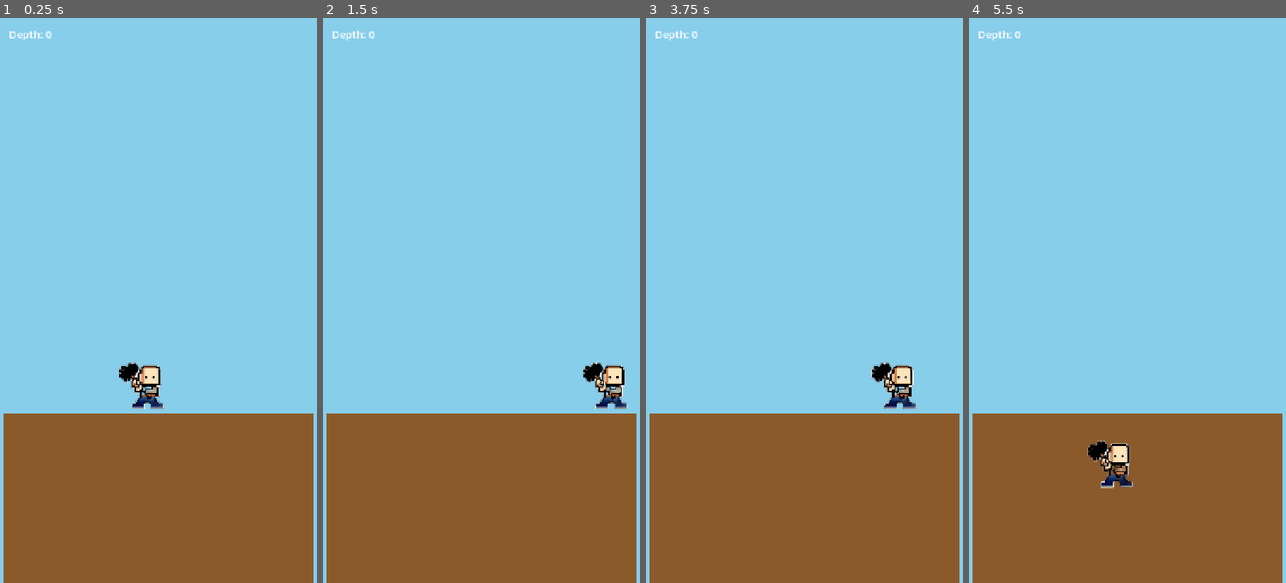
Above: before the commit, frames 1-4 (left to right).
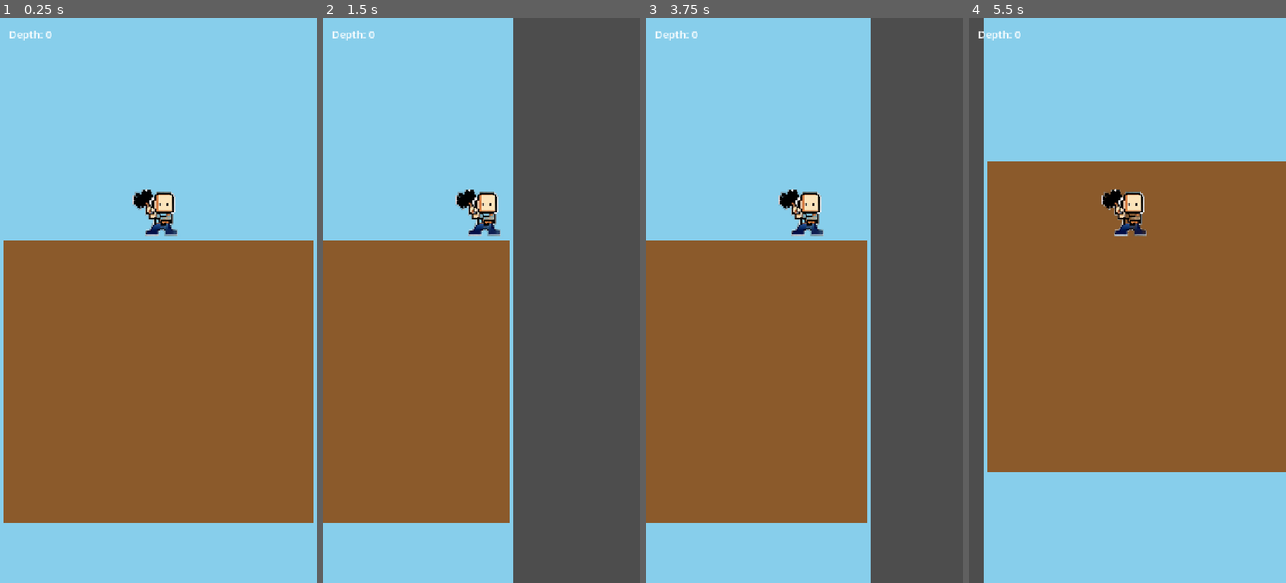
Above: after the commit, the same moments.

Repository: Randroids-Dojo/GoDig
Game: Godot game, scene res://scenes/test_level.tscn
The game is run twice, just before and just after one commit, with the same random seed, the same clock (stepped at 60 frames per second) and the same inputs.
Inputs (mouse positions are in pixels of both pictures, inside the frame that each line leads up to):
- Up to frame 1 (0.25 s): no input
- Up to frame 2 (1.5 s): tap Enter at 0.5, 0.6 s; move the mouse to (551, 272) at 0.52 s; hold D (move_right) 0.53-1.25 s; click (551, 272) at 0.67 s; tap Space at 0.77 s; drag from (418, 328) to (465, 413) at 1.27 s
- Up to frame 3 (3.75 s): tap Space at 2, 3.5 s; move the mouse to (836, 176) at 2.02 s; hold D (move_right) 2.03-2.75 s; tap Backspace at 2.1 s; tap Enter at 2.75 s; drag from (788, 413) to (709, 215) at 2.77 s; move the mouse to (899, 385) at 3.52 s; hold A (move_left) from 3.53 s (still down); tap Ctrl at 3.6 s
- Up to frame 4 (5.5 s): tap Space at 3.77 s; release A (move_left) at 4.25 s; drag from (1032, 215) to (1079, 159) at 4.27 s; tap Enter at 5 s; move the mouse to (1143, 300) at 5.02 s; hold S (move_down) from 5.03 s (still down); tap Alt at 5.1 s; click (1143, 300) at 5.17 s

The runs differ from the first frame. In frame 1, 41% of the frame differs, in the area x 1-99%, y 30-100%; in frame 2, 65%; in frame 3, 59%; in frame 4, 66%, in the area x 0-100%, y 0-100%.

Commit message:
Fix mining animation and camera following
- Set swing animation loop=false so animation_finished fires
- Make camera a child of player for automatic following
- Fix camera position to center on player sprite
- Update test helpers with new camera path

Diff:
--- a/resources/sprites/miner_animation.tres
+++ b/resources/sprites/miner_animation.tres
@@ -61,7 +61,7 @@
 "duration": 1.0,
 "texture": SubResource("AtlasTexture_frame8")
 }],
-"loop": true,
+"loop": false,
 "name": &"swing",
 "speed": 10.0
 }]
--- a/scenes/test_level.tscn
+++ b/scenes/test_level.tscn
@@ -9,22 +9,19 @@
 [sub_resource type="RectangleShape2D" id="RectangleShape2D_player"]
 size = Vector2(120, 120)
 
-[sub_resource type="RectangleShape2D" id="RectangleShape2D_area"]
-size = Vector2(64, 64)
-
 [node name="Main" type="Node2D"]
 script = ExtResource("1_level")
 
 [node name="Background" type="ColorRect" parent="."]
 offset_right = 720.0
-offset_bottom = 2000.0
+offset_bottom = 5000.0
 color = Color(0.529, 0.808, 0.922, 1)
 
 [node name="DirtGrid" type="Node2D" parent="."]
 script = ExtResource("2_grid")
 
 [node name="Player" type="CharacterBody2D" parent="."]
-position = Vector2(264, 768)
+position = Vector2(296, 768)
 script = ExtResource("3_player")
 dirt_grid = NodePath("../DirtGrid")
 
@@ -37,10 +34,9 @@
 sprite_frames = ExtResource("5_anim")
 animation = &"swing"
 
-[node name="Camera2D" type="Camera2D" parent="."]
-position = Vector2(360, 640)
+[node name="Camera2D" type="Camera2D" parent="Player"]
+position = Vector2(64, 264)
 script = ExtResource("4_camera")
-target = NodePath("../Player")
 
 [node name="UI" type="CanvasLayer" parent="."]
 
--- a/scripts/camera/game_camera.gd
+++ b/scripts/camera/game_camera.gd
@@ -1,28 +1,16 @@
-class_name GameCamera
 extends Camera2D
-## Camera that follows the player vertically with smooth interpolation.
-## Horizontal position is locked to center of viewport.
+## Camera that follows the player.
+## Should be a child of the player node for automatic following.
 
-@export var target: Node2D
-@export var vertical_offset := -100.0  # Look ahead (negative = show more below player)
-@export var smooth_speed := 8.0
-
-var _center_x: float
+# Offset from player origin
+# X=64 centers on player sprite (player is 128px wide)
+# Y=200 looks ahead below the player
+const PLAYER_CENTER_X := 64.0
+const LOOK_AHEAD_Y := 200.0
 
 
 func _ready() -> void:
-	# Lock horizontal position to viewport center
-	_center_x = get_viewport_rect().size.x / 2.0
-	position.x = _center_x
-
-
-func _process(delta: float) -> void:
-	if target == null:
-		return
-
-	# Smooth vertical follow with offset
-	var target_y := target.position.y + vertical_offset
-	position.y = lerpf(position.y, target_y, smooth_speed * delta)
-
-	# Keep horizontal position locked
-	position.x = _center_x
+	# Position camera relative to player
+	# X centers on player sprite, Y looks below
+	position = Vector2(PLAYER_CENTER_X, PLAYER_CENTER_X + LOOK_AHEAD_Y)
+	make_current()
Not shown: 1 places in scenes/test_level.tscn that only renumber resources
Not shown, changed: tests/helpers.py
